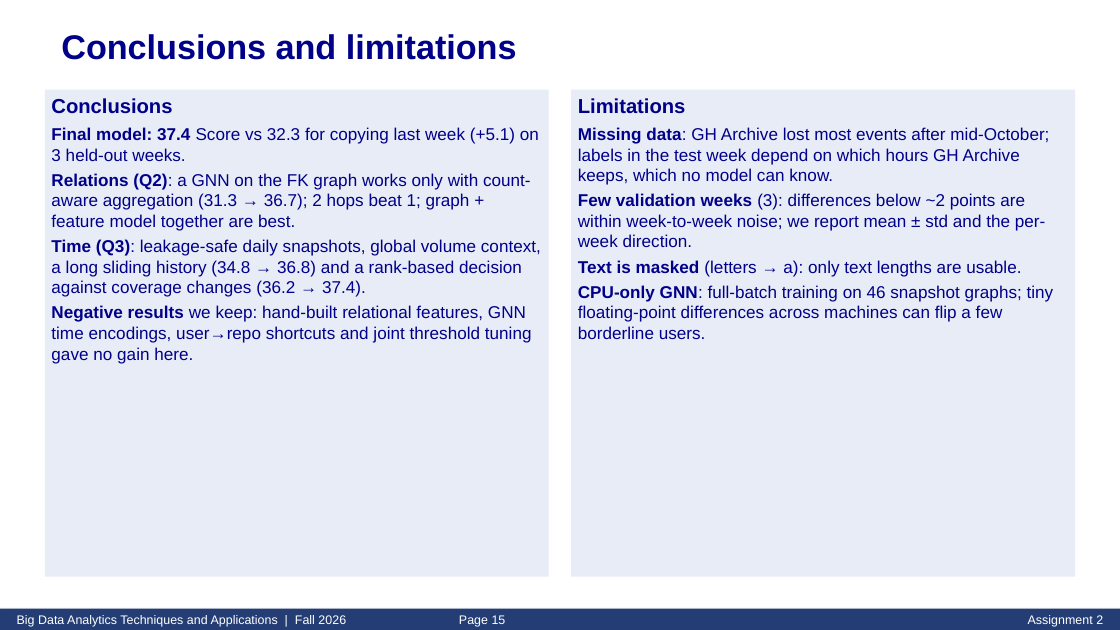
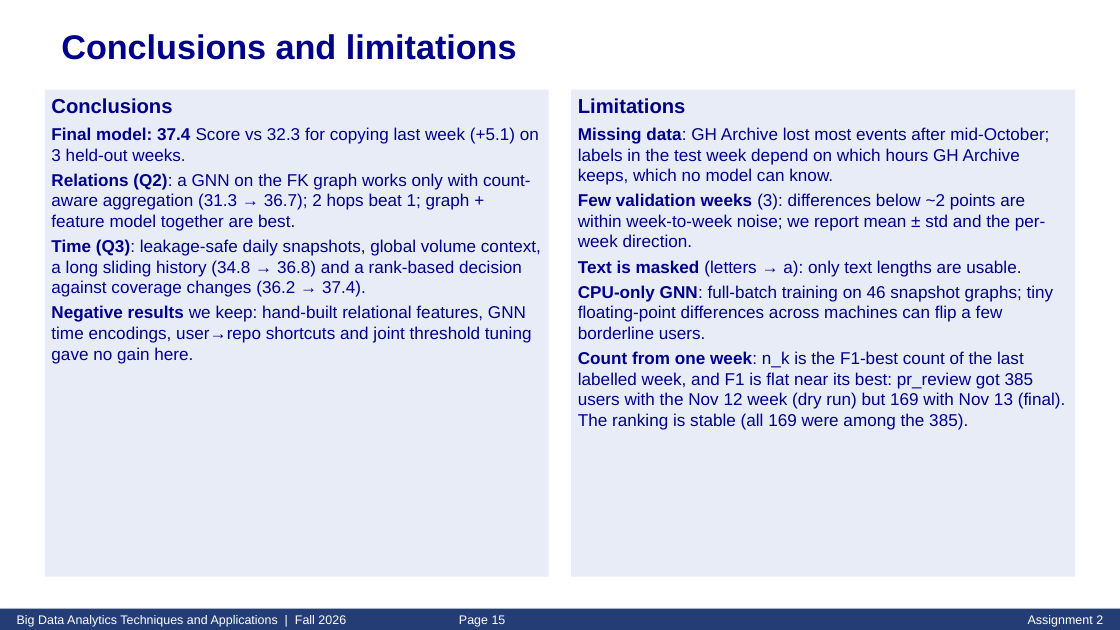
Before and after one commit to azamkhan555622848/LightGBM-and-the-graph-neural-network, a slide deck: slide 15 of slides/Asg2_413540002.pptx. Drawn at 1120x630 pixels with LibreOffice and Linux fonts; fonts in the diff are those of the drawing. Boxes give left, top, right and bottom in pixels: in the first picture for what was removed or moved away, otherwise in the second. Text is boxed around its words. In the diff, an @@ line names an element or a change of style, - is before the commit and + after.

```diff
--- a/slides/Asg2_413540002.pptx
+++ b/slides/Asg2_413540002.pptx
@@ text in rectangle at (x1=578, y1=351, x2=1066, y2=430): paragraph added @@
+Count from one week: n_k is the F1-best count of the last labelled week, and F1 is flat near its best: pr_review got 385 users with the Nov 12 week (dry run) but 169 with Nov 13 (final). The ranking is stable (all 169 were among the 385).
```
Also in this commit, not shown: 4 other slides changed, 10 other files.
